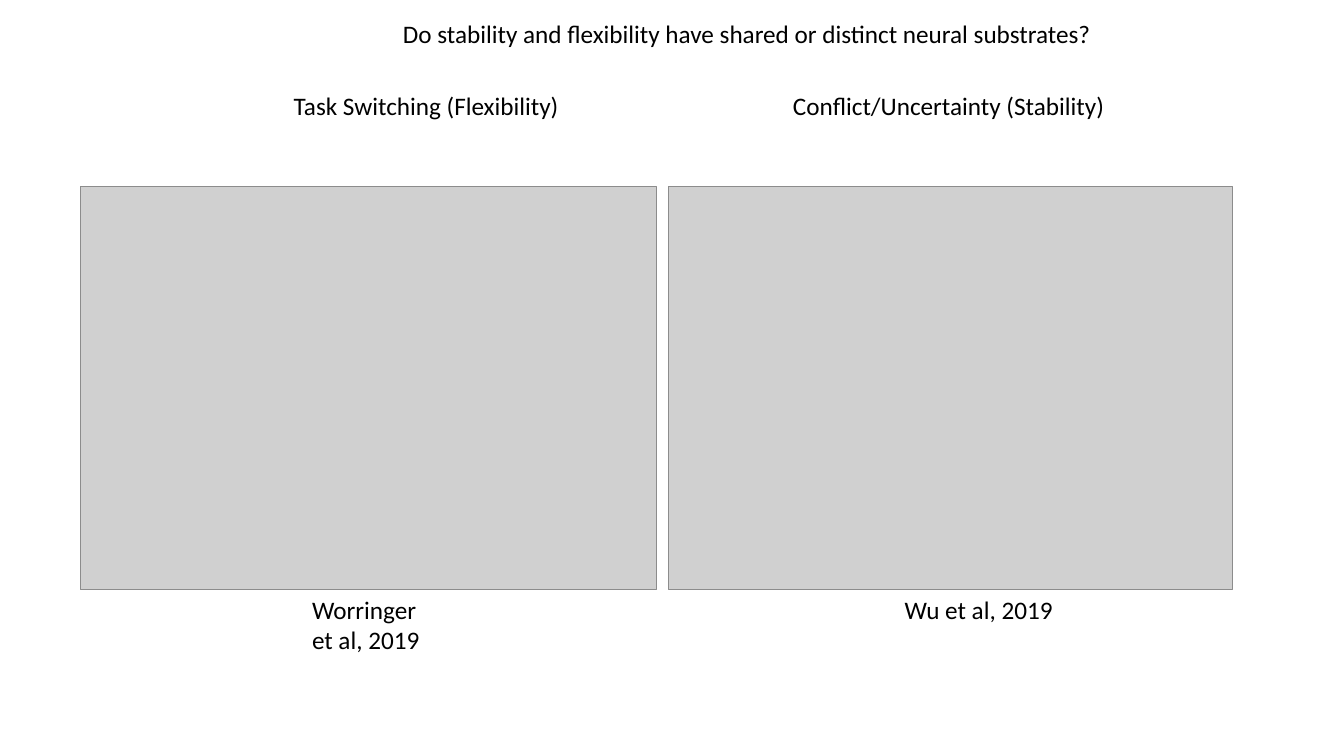
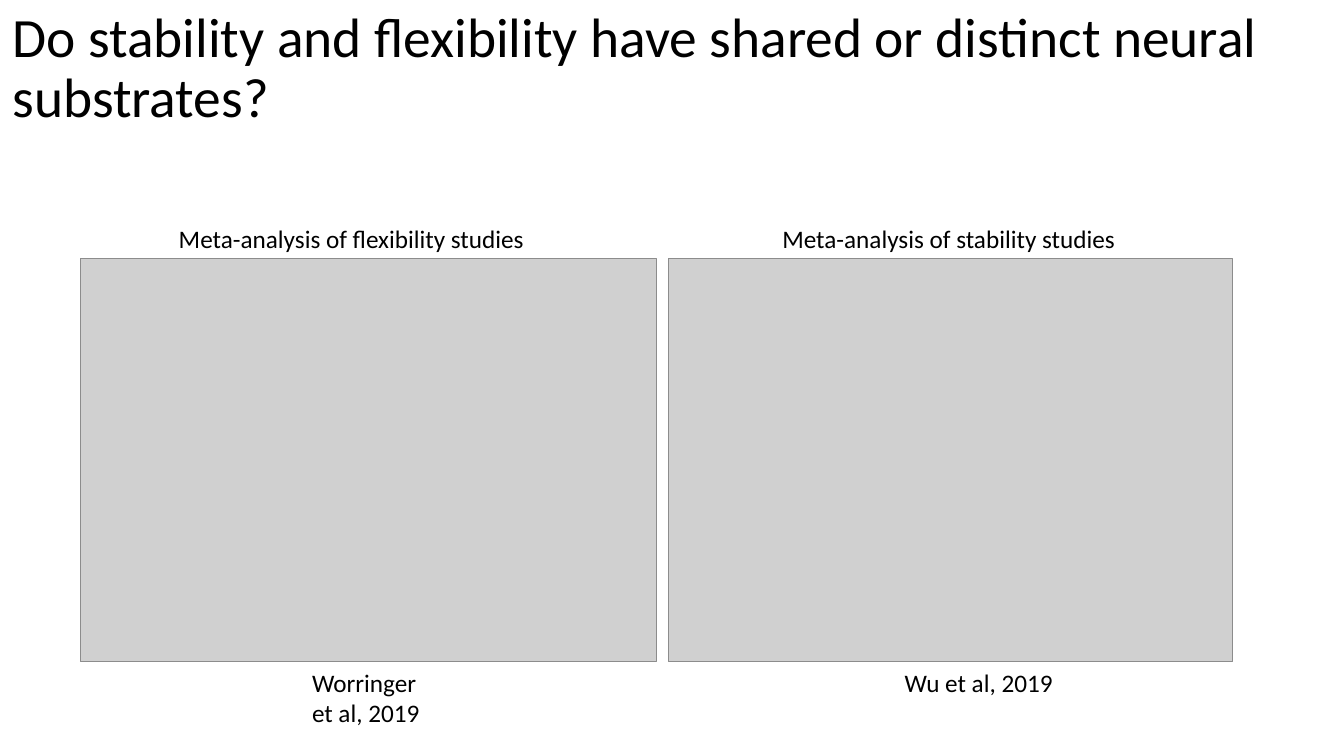
Before and after one commit to jimzhang629/third_year_talk, a slide deck: slide 32 of thirdYearTalk_JZ1.pptx (slide 23 before the commit). Drawn at 1344x756 pixels with LibreOffice and Linux fonts; fonts in the diff are those of the drawing; grey boxes stand for pictures. Boxes give left, top, right and bottom in pixels: in the first picture for what was removed or moved away, otherwise in the second. Text is boxed around its words. In the diff, an @@ line names an element or a change of style, - is before the commit and + after.

```diff
--- a/thirdYearTalk_JZ1.pptx
+++ b/thirdYearTalk_JZ1.pptx
@@ title "Do stability and flexibility have ...": place and size @@
-title "Do stability and flexibility have ..." at (403,25,1090,47)
+title "Do stability and flexibility have ..." at (12,18,1256,118)
@@ title "Do stability and flexibility have ..." at (12,18,1256,118): size 18 to 39.6 pt; line spacing 1 to 0.9; vertical alignment top to middle @@
@@ text at (179,230,524,252): text changed @@
-Task Switching (Flexibility)
+Meta-analysis of flexibility studies
@@ text at (782,230,1115,252): text changed @@
-Conflict/Uncertainty (Stability)
+Meta-analysis of stability studies
@@ 2 pictures, 2 texts: place and size @@
-2 pictures, 2 texts at (81,187,1233,652)
+2 pictures, 2 texts at (81,259,1233,725)
```
Also in this commit, not shown: 14 other slides changed, 22 slides added, 1 slide removed.
